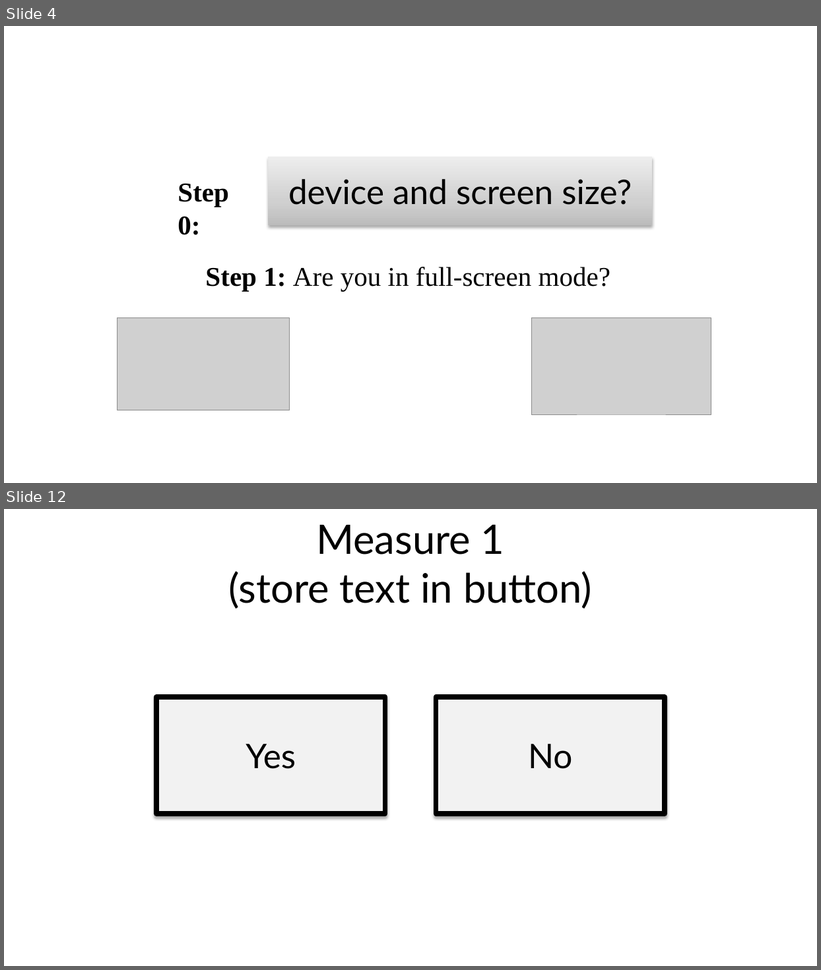
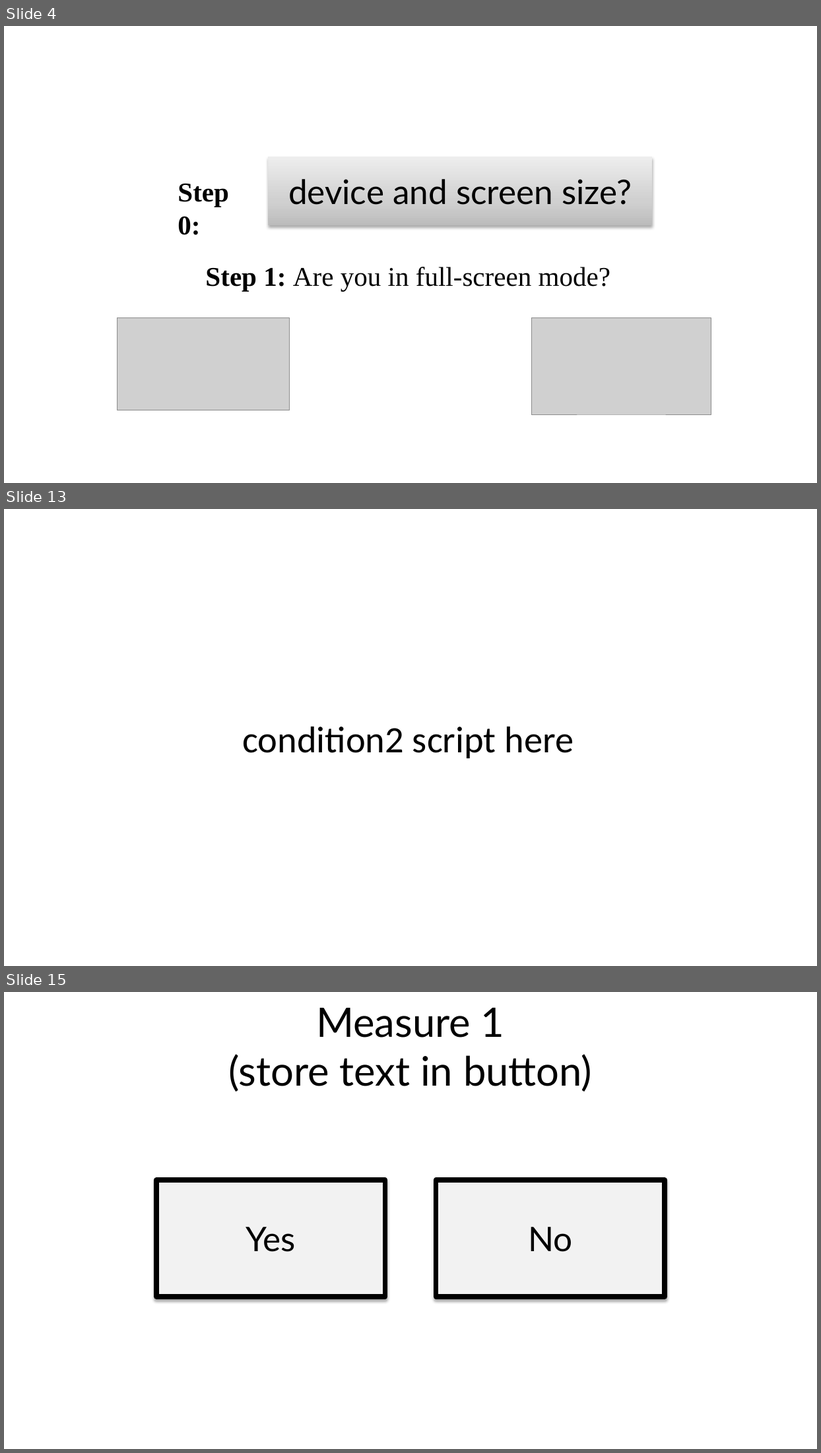
Before and after one commit to mariannazhang/PowerPoint-auto-coding, a slide deck: materials/stimuli.pptm. Shown one above the other, each under a label of ours: slides 4 and 12 before the commit, slides 4, 13 and 15 after it; the slides between them are not shown. The pictures are 821x970 and 821x1453 pixels, drawn with LibreOffice and Linux fonts; fonts in the diff are those of the drawing; grey boxes stand for pictures. Boxes give left, top, right and bottom in pixels: in the first picture for what was removed or moved away, otherwise in the second. Text is boxed around its words. In the diff, an @@ line names an element or a change of style, - is before the commit and + after.

```diff
--- a/materials/stimuli.pptm
+++ b/materials/stimuli.pptm
@@ slide 13 added at [4, 509, 817, 966], background #FFFFFF @@
@@ text added at [242, 726, 574, 758], 44 pt, text #000000 @@
+condition2 script here
@@ what was slide 12 is now slide 15 @@
```
Also in this commit, not shown: 8 slides changed, 2 other slides added.
